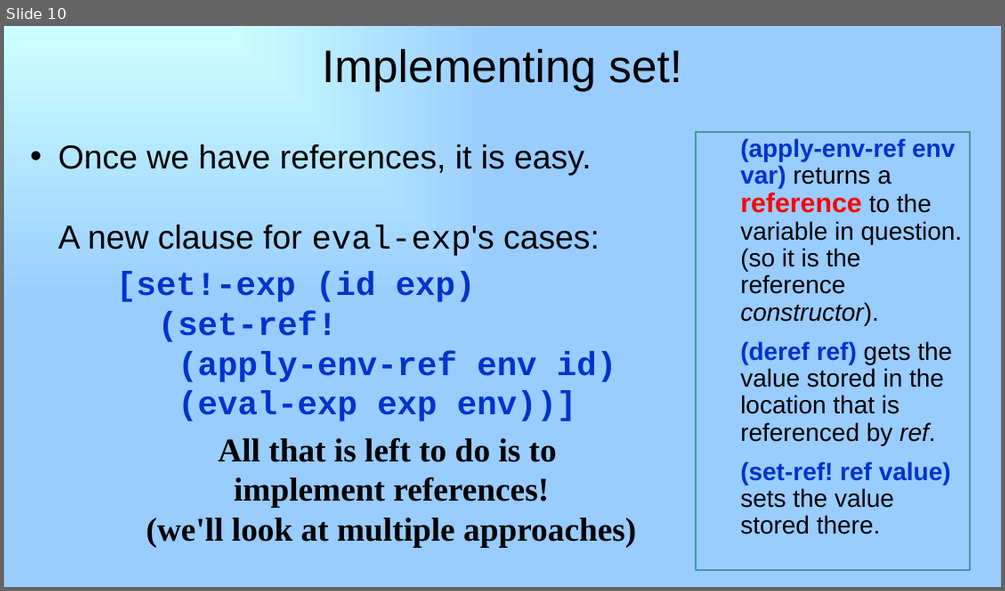
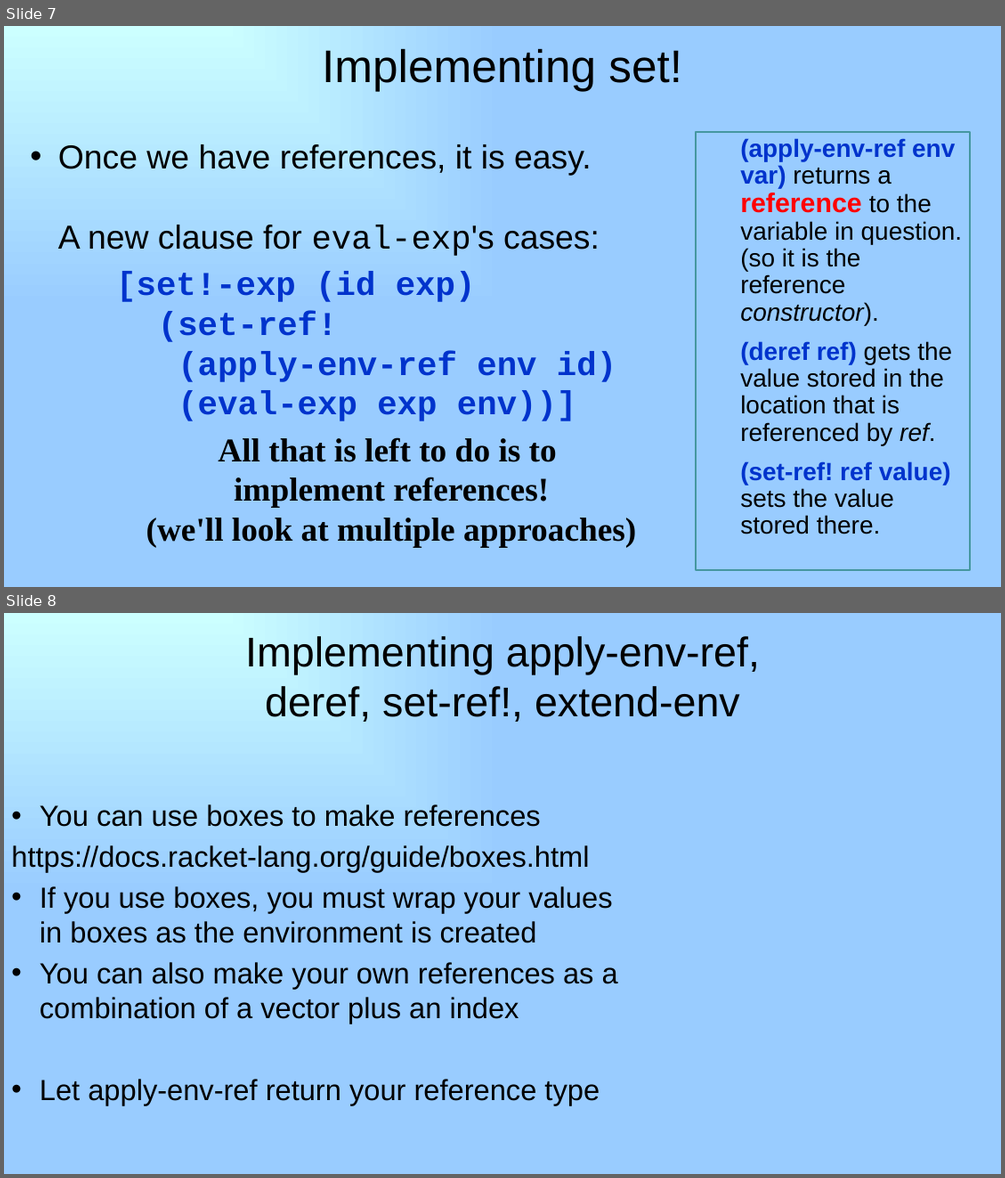
Before and after one commit to RHIT-CSSE/csse304, a slide deck: ClassMaterials/CPSFinal/26-CPSWrapup_set-bang.pptx. Shown one above the other, each under a label of ours: slide 10 before the commit, slides 7 and 8 after it. The pictures are 1005x591 and 1005x1178 pixels, drawn with LibreOffice and Linux fonts; fonts in the diff are those of the drawing. Boxes give left, top, right and bottom in pixels: in the first picture for what was removed or moved away, otherwise in the second. Text is boxed around its words. In the diff, an @@ line names an element or a change of style, - is before the commit and + after.

```diff
--- a/ClassMaterials/CPSFinal/26-CPSWrapup_set-bang.pptx
+++ b/ClassMaterials/CPSFinal/26-CPSWrapup_set-bang.pptx
@@ slide 8 added at box(4, 613, 1001, 1174), background gradient #CCFFFF to #99CCFF @@
@@ title added at box(245, 636, 760, 722), 40 pt, text #000000 @@
+Implementing apply-env-ref, deref, set-ref!, extend-env
@@ text added at box(11, 804, 618, 1105), 28 pt, text #000000 @@
+• You can use boxes to make references
+https://docs.racket-lang.org/guide/boxes.html
+• If you use boxes, you must wrap your values in boxes as the environment is created
+• You can also make your own references as a combination of a vector plus an index
+• Let apply-env-ref return your reference type
@@ what was slide 10 is now slide 7 @@
```
Also in this commit, not shown: 2 slides changed, 2 other slides added, 32 slides removed, 2 other files.
